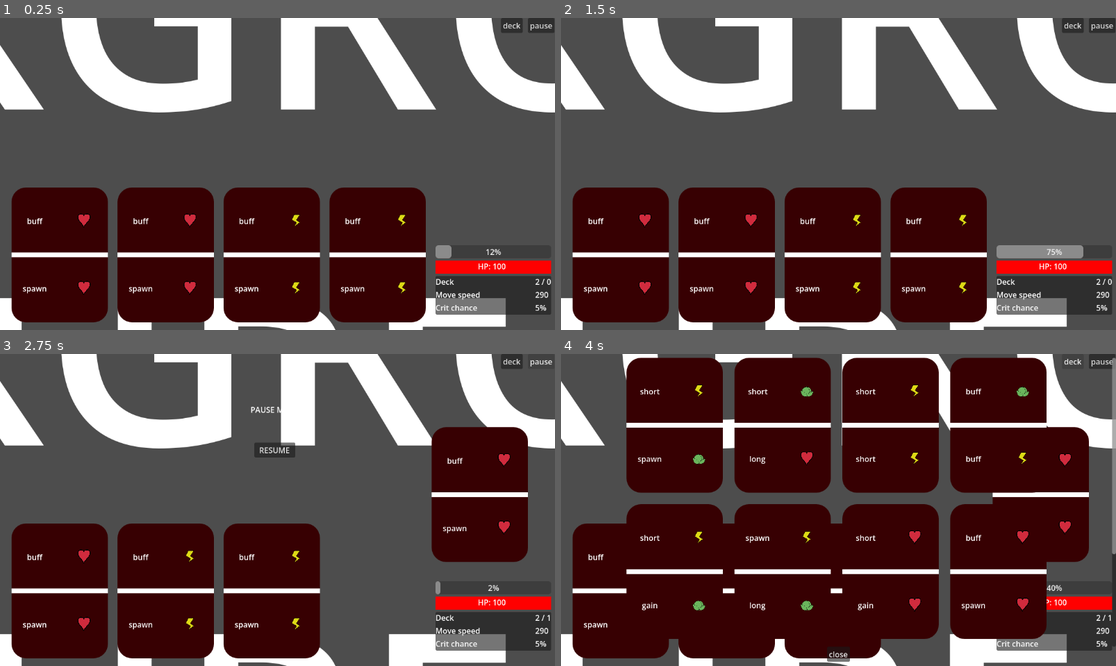
Above: before the commit, frames 1-4 (two rows, left to right).
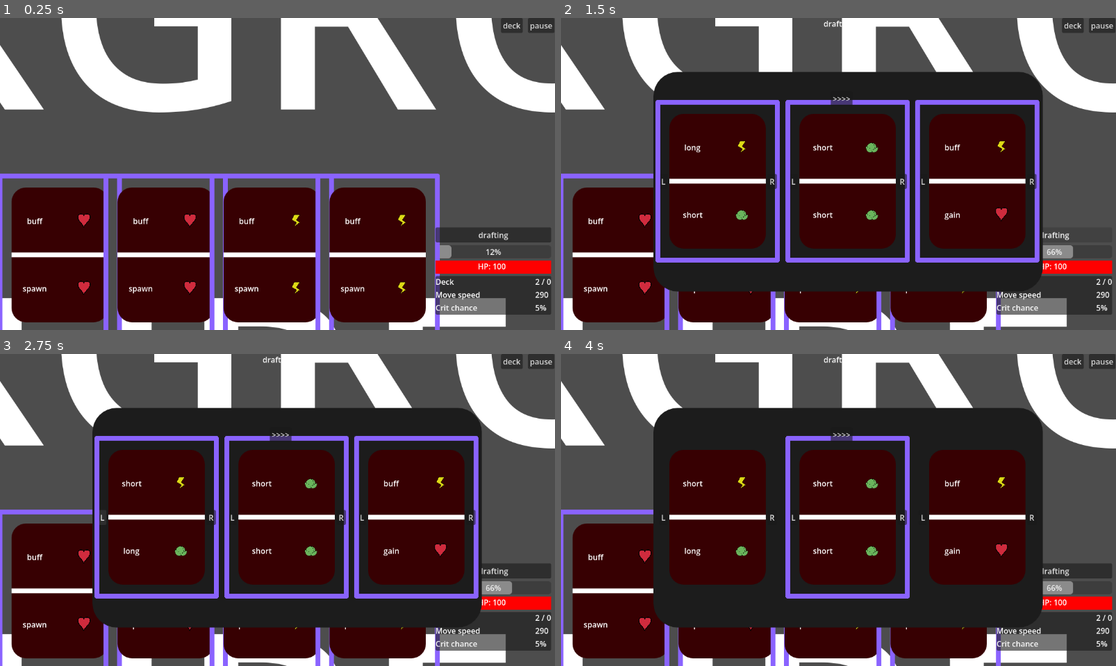
Above: after the commit, the same moments.

Repository: Lobbsterwaffles/Brocci
Game: Godot game, scene res://rootly.tscn
Same seed, same stepped clock (60 frames per second), same inputs: the game is played once before the commit and once after it.
Inputs (mouse positions are in pixels of both pictures, inside the frame that each line leads up to):
- Up to frame 1 (0.25 s): no input
- Up to frame 2 (1.5 s): click (622, 255) at 0.52 s; click (1054, 236) at 1.25 s, where only the run after the commit has a clickable "drafting"
- Up to frame 3 (2.75 s): click "pause" (after the commit: "L") at 2 s
- Up to frame 4 (4 s): click (838, 450) at 2.75 s, where only the run before the commit has a clickable "RESUME"; click (1071, 360) at 3.5 s, where only the run before the commit has a clickable "deck"

The runs differ from the first frame. In frame 1, 4.6% of the frame differs, in the area x 0-100%, y 49-100%; in frame 2, 42%; in frame 3, 49%; in frame 4, 54%, in the area x 0-100%, y 0-100%.
Error before the commit: Invalid call. Nonexistent function 'populate' in base 'Control (deck_view.gd)'. (res://rootly.gd:199)

Commit message:
library4wip

Diff:
--- a/drafting.gd
+++ b/drafting.gd
@@ -38,9 +38,9 @@
 
 func _ready():
 	cards = [
-		Library.random_card(),
-		Library.random_card(),
-		Library.random_card(),
+		Library.random_card().as_node(),
+		Library.random_card().as_node(),
+		Library.random_card().as_node(),
 	]
 
 	%grid.add_child(mkspacer(1))
@@ -52,6 +52,15 @@
 	%grid.add_child(mkspacer(1))
 
 	$shift_btn.pressed.connect(do_shift)
+
+	for c in cards:
+		c.get_node("btn").pressed.connect(on_click_card.bind(c))
+
+func on_click_card(c):
+	print("Cliiuck card ", c)
+	for e in cards:
+		e.get_node("highlight").hide()
+	c.get_node("highlight").show()
 
 func tween_cubic(n, start, end, defl):
 	var v = end - start
--- a/hud.tscn
+++ b/hud.tscn
@@ -149,3 +149,13 @@
 unique_name_in_owner = true
 layout_mode = 2
 text = "XYZ"
+
+[node name="drafting_btn" type="Button" parent="." unique_id=808254303]
+layout_mode = 1
+anchors_preset = -1
+anchor_left = 0.7847222
+anchor_top = -0.5661765
+anchor_right = 0.9930556
+anchor_bottom = -0.3382353
+text = "drafting"
+metadata/_edit_use_anchors_ = true
--- a/quartercard.tscn
+++ b/quartercard.tscn
@@ -22,6 +22,13 @@
 [node name="Line2D" type="Line2D" parent="." unique_id=1797913439]
 position = Vector2(0, 140)
 points = PackedVector2Array(0, 0, 200, 0)
+
+[node name="highlight" type="Line2D" parent="." unique_id=172202190]
+points = PackedVector2Array(-24, -24, 224, -24, 224, 304, -24, 304, -24, -24)
+default_color = Color(0.5425, 0.39, 1, 1)
+joint_mode = 2
+begin_cap_mode = 2
+end_cap_mode = 2
 
 [node name="VBoxContainer" type="VBoxContainer" parent="." unique_id=988171434]
 layout_mode = 2
@@ -59,3 +66,7 @@
 unique_name_in_owner = true
 layout_mode = 2
 size_flags_horizontal = 3
+
+[node name="btn" type="Button" parent="." unique_id=1011689615]
+layout_mode = 2
+flat = true
--- a/rootly.gd
+++ b/rootly.gd
@@ -107,6 +107,7 @@
 	)
 	get_node("%ui/hud/deck_btn").pressed.connect(show_deckview)
 	get_node("%ui/deck_view/close_btn").pressed.connect(quit_deckview)
+	get_node("%ui/hud/drafting_btn").pressed.connect(begin_drafting)
 
 	my_deck.append_array(Library.STARTING_DECK)
 	for i in HAND_CARDS:
@@ -144,9 +145,8 @@
 
 func _on_hero_timeout():
 	var hero = get_node("%ui/hud/card_hero")
-	var ch = hero.get_child(-1)
-	if ch:
-		ch.queue_free()
+	if hero.get_children_count() > 0:
+		hero.get_child(0).queue_free()
 
 func _process(delta):
 	ref_lbl_deck.text = "%d / %d" % [my_deck.size(), my_discard.size()]
@@ -184,7 +184,6 @@
 	get_tree().paused = true
 	get_node("%ui/drafting").show()
 	get_node("%ui/drafting").process_mode = ProcessMode.PROCESS_MODE_WHEN_PAUSED
-	# get_node("%ui/drafting").show_cards(card_def.slice(0, 3))
 
 
 func finish_drafting():
